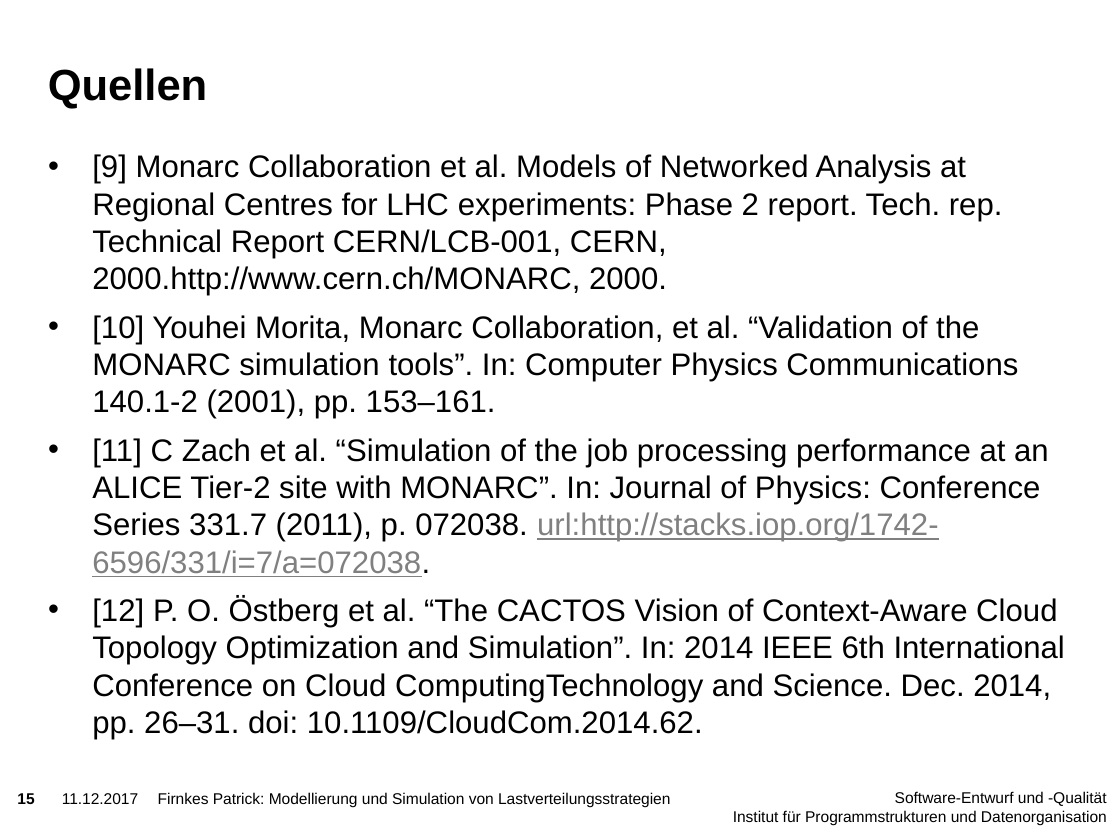
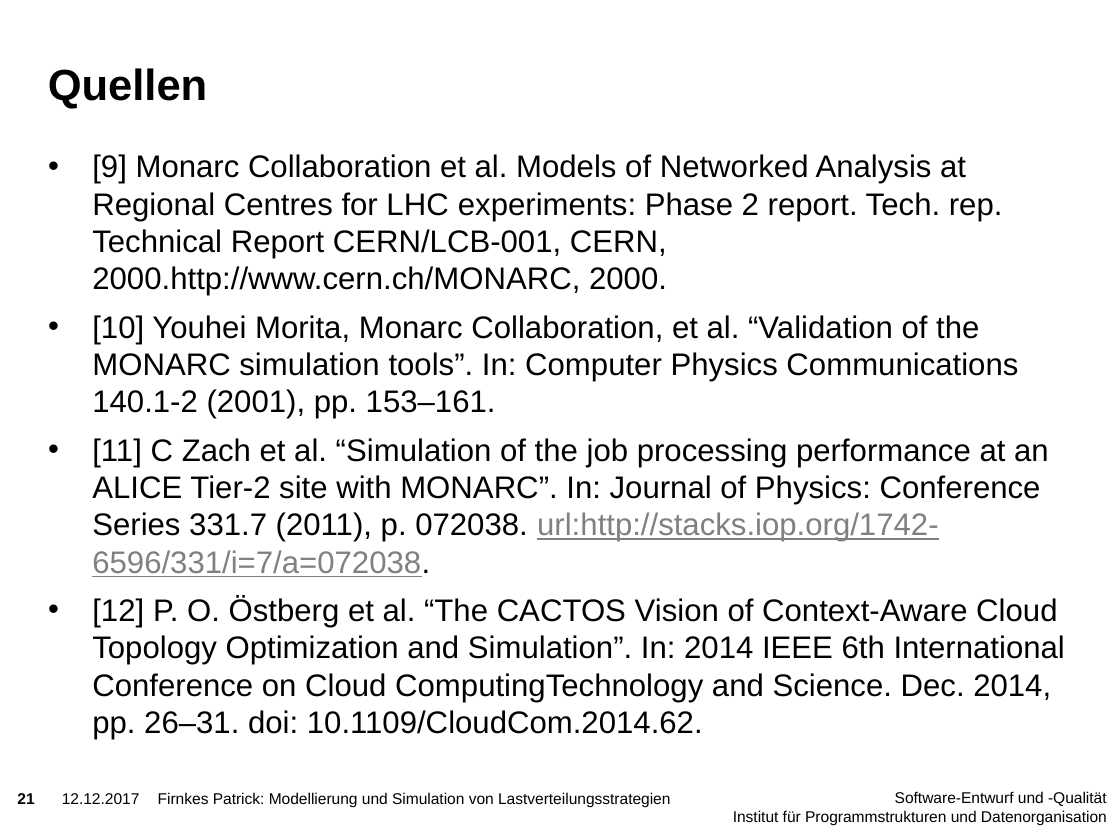
Before and after one commit to PatFirn/wlcg-loadbalancing, a slide deck: slide 21 of presentations/state-of-the-art.pptx (slide 15 before the commit). Drawn at 1120x840 pixels with LibreOffice and Linux fonts; fonts in the diff are those of the drawing; background and template pictures are left out. Boxes give left, top, right and bottom in pixels: in the first picture for what was removed or moved away, otherwise in the second. Text is boxed around its words. In the diff, an @@ line names an element or a change of style, - is before the commit and + after.

```diff
--- a/presentations/state-of-the-art.pptx
+++ b/presentations/state-of-the-art.pptx
@@ page number at [17, 793, 34, 804]: text changed @@
-15
+21
@@ text at [62, 793, 140, 804]: text changed @@
-11.12.2017
+12.12.2017
```
Also in this commit, not shown: 17 other slides changed, 5 slides added, 2 other files.
